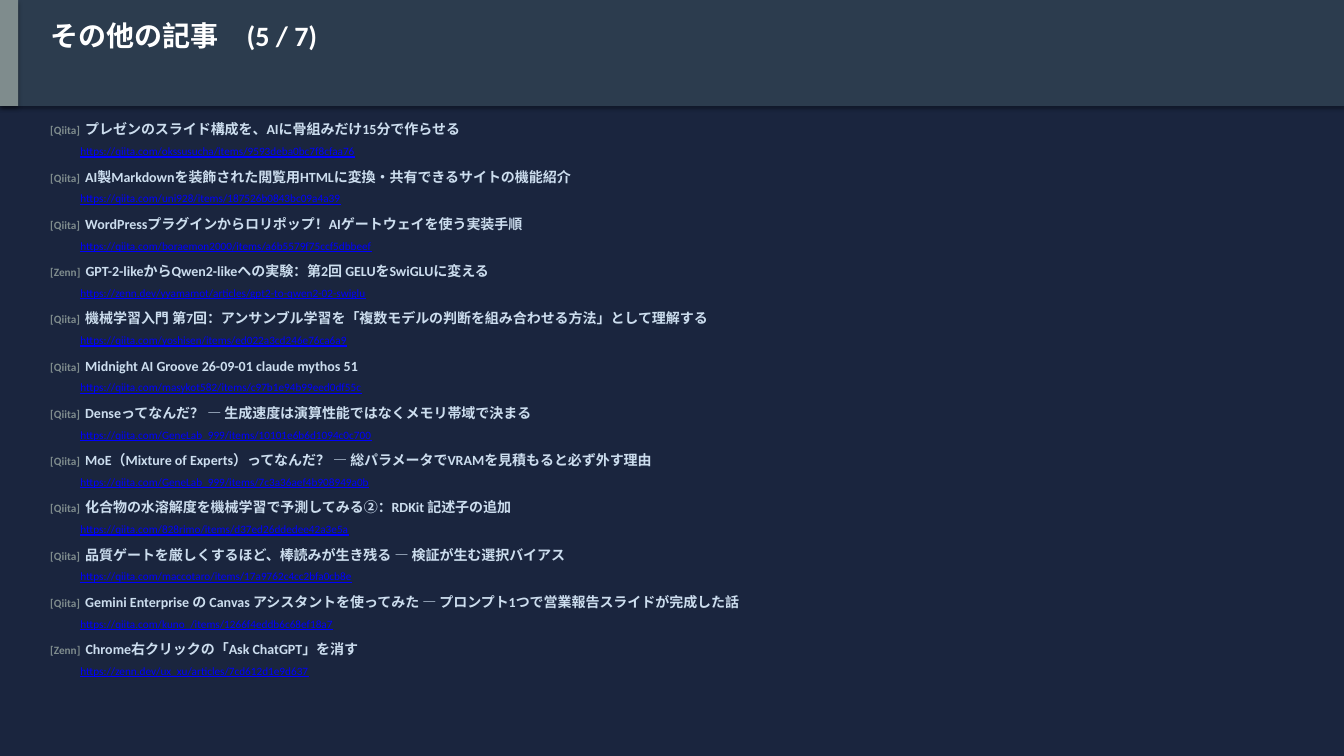
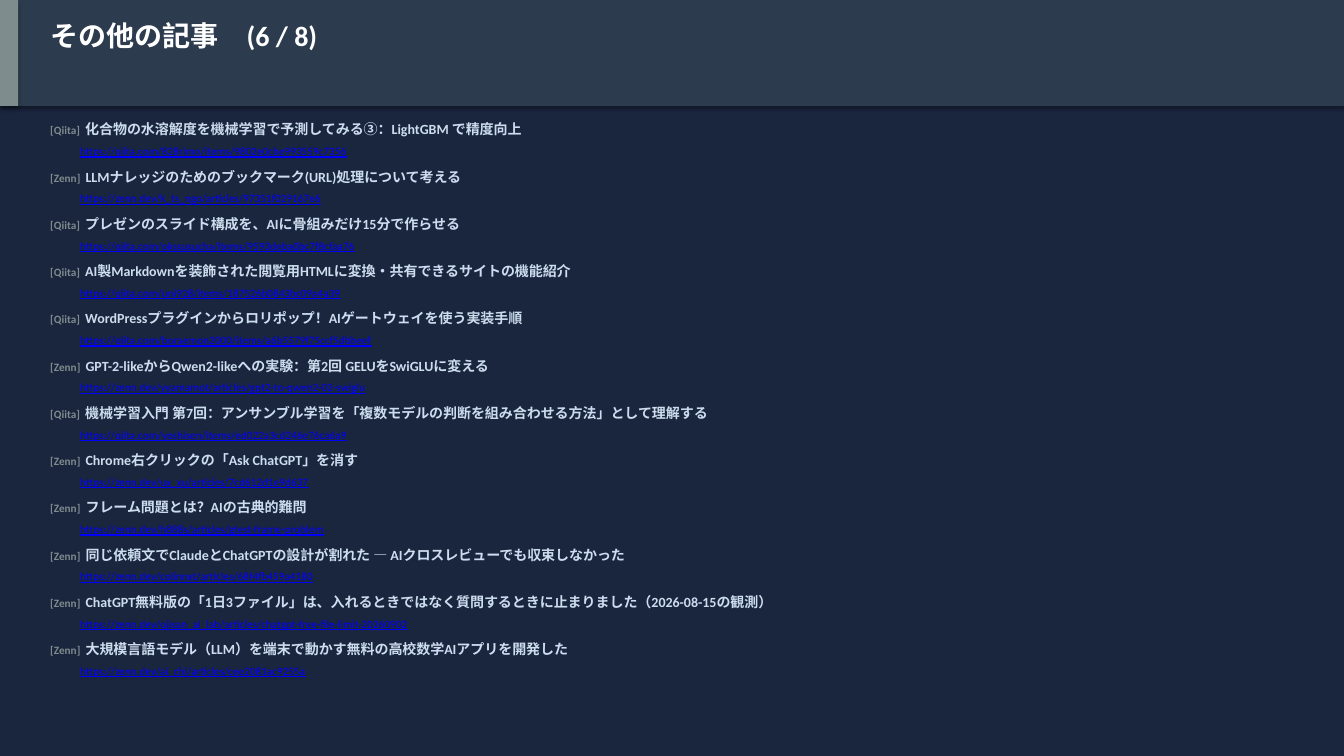
Before and after one commit to h-shoji-jws/ai-news-collector, a slide deck: slide 22 of data/2026-09-05.pptx. Drawn at 1344x756 pixels with LibreOffice and Linux fonts; fonts in the diff are those of the drawing. Boxes give left, top, right and bottom in pixels: in the first picture for what was removed or moved away, otherwise in the second. Text is boxed around its words. In the diff, an @@ line names an element or a change of style, - is before the commit and + after.

```diff
--- a/data/2026-09-05.pptx
+++ b/data/2026-09-05.pptx
@@ text at (50,22,317,50): text changed @@
-その他の記事 (5 / 7)
+その他の記事 (6 / 8)
@@ text added at (50,122,522,137), 10 pt, text #CCDDEE, bold @@
+[Qiita] 化合物の水溶解度を機械学習で予測してみる③：LightGBM で精度向上
@@ text at (80,147,346,158): text changed @@
-https://qiita.com/okssusucha/items/9593deba0bc7f8cfaa76
+https://qiita.com/828rimo/items/9802e0cbe993559c7356
@@ text added at (50,170,462,184), 10 pt, text #CCDDEE, bold @@
+[Zenn] LLMナレッジのためのブックマーク(URL)処理について考える
@@ text added at (80,194,320,205), 8 pt, text #0000FF, underline @@
+https://zenn.dev/k_ts_ngo/articles/97351f029167e6
@@ text at (80,242,354,252): text changed @@
-https://qiita.com/boraemon2000/items/a6b5579f75ccf5dbbeef
+https://qiita.com/okssusucha/items/9593deba0bc7f8cfaa76
@@ text at (80,336,371,347): text changed @@
-https://qiita.com/yoshisen/items/ed022a3cd246e76ca6a9
+https://qiita.com/boraemon2000/items/a6b5579f75ccf5dbbeef
@@ text removed at (50,361,358,374) @@
-[Qiita] Midnight AI Groove 26-09-01 claude mythos 51
@@ text removed at (80,383,361,394) @@
-https://qiita.com/masykot582/items/c97b1e94b99eed0df55c
@@ 7 texts: place and size @@
-7 texts at (50,122,708,325)
+7 texts at (50,217,708,420)
@@ text removed at (50,406,531,420) @@
-[Qiita] Denseってなんだ？ — 生成速度は演算性能ではなくメモリ帯域で決まる
@@ text at (80,431,346,441): text changed @@
-https://qiita.com/GeneLab_999/items/10101e6b6d1094c0c700
+https://qiita.com/yoshisen/items/ed022a3cd246e76ca6a9
@@ text at (50,453,359,467): text changed @@
-[Qiita] MoE（Mixture of Experts）ってなんだ？ — 総パラメータでVRAMを見積もると必ず外す理由
+[Zenn] Chrome右クリックの「Ask ChatGPT」を消す
@@ text at (80,478,308,488): text changed @@
-https://qiita.com/GeneLab_999/items/7c3a36aef4b908949a0b
+https://zenn.dev/ux_xu/articles/7cd612d1e9d637
@@ text at (50,500,307,514): text changed @@
-[Qiita] 化合物の水溶解度を機械学習で予測してみる②：RDKit 記述子の追加
+[Zenn] フレーム問題とは？AIの古典的難問
@@ text at (80,525,323,536): text changed @@
-https://qiita.com/828rimo/items/d37ed26ddedee42a3e5a
+https://zenn.dev/h888s/articles/gtest-frame-problem
@@ text at (50,548,625,562): text changed @@
-[Qiita] 品質ゲートを厳しくするほど、棒読みが生き残る — 検証が生む選択バイアス
+[Zenn] 同じ依頼文でClaudeとChatGPTの設計が割れた ― AIクロスレビューでも収束しなかった
@@ text at (50,595,773,609): text changed @@
-[Qiita] Gemini Enterprise の Canvas アシスタントを使ってみた ― プロンプト1つで営業報告スライドが完成した話
+[Zenn] ChatGPT無料版の「1日3ファイル」は、入れるときではなく質問するときに止まりました（2026-08-15の観測）
@@ text at (80,572,312,583): text changed @@
-https://qiita.com/maccotaro/items/17a9762c4cc2bfa0cb8e
+https://zenn.dev/colinnxt/articles/68f4fb459a4180
@@ text at (80,620,407,630): text changed @@
-https://qiita.com/kuno_/items/1266f4eddb6c68ef18a7
+https://zenn.dev/ojisan_ai_lab/articles/chatgpt-free-file-limit-20260902
@@ text at (50,642,569,656): text changed @@
-[Zenn] Chrome右クリックの「Ask ChatGPT」を消す
+[Zenn] 大規模言語モデル（LLM）を端末で動かす無料の高校数学AIアプリを開発した
@@ text at (80,667,305,677): text changed @@
-https://zenn.dev/ux_xu/articles/7cd612d1e9d637
+https://zenn.dev/ai_chi/articles/cee2081ac9255a
```
Also in this commit, not shown: 22 other slides changed, 1 slide added, 1 slide removed, 1 other file.
